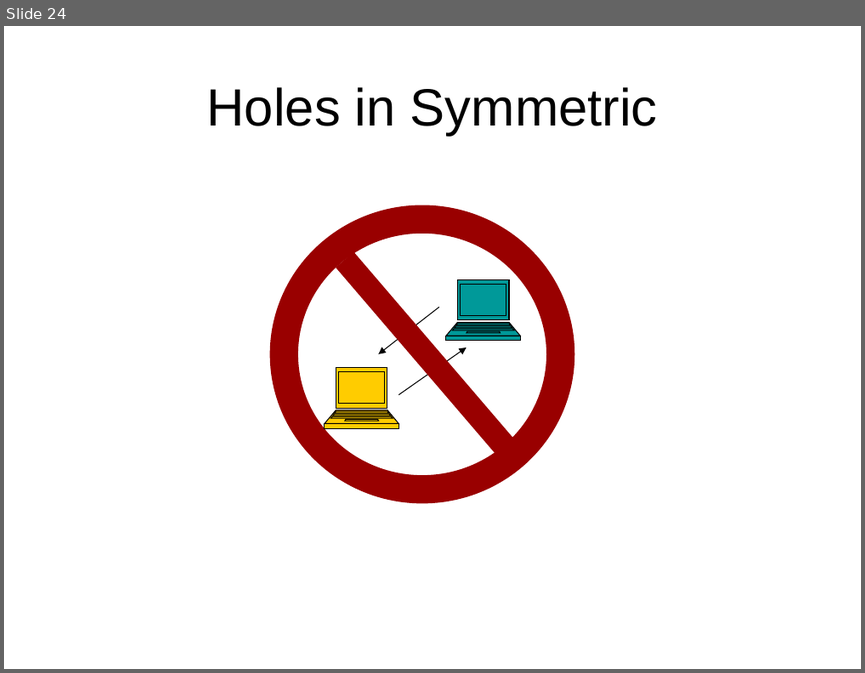
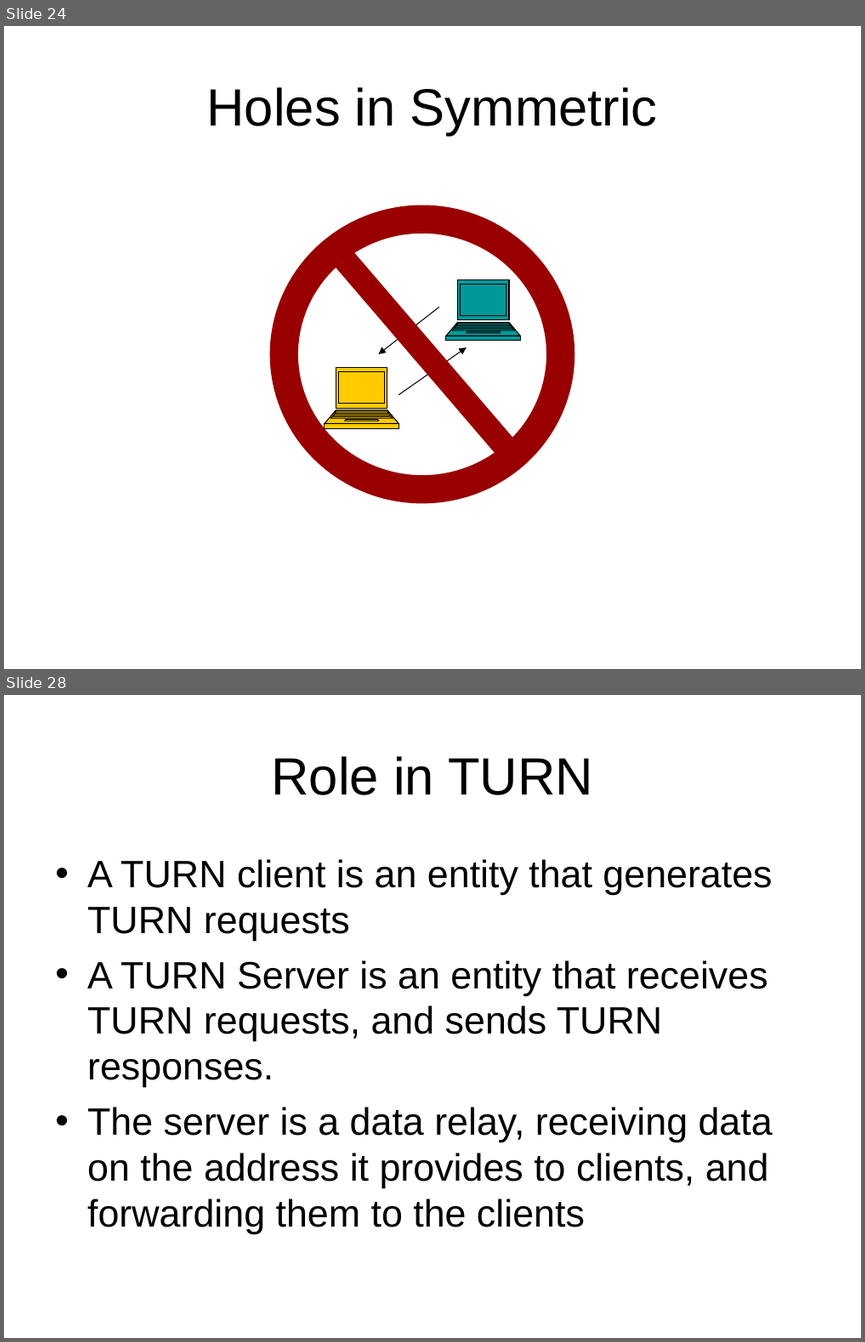
Before and after one commit to BackupTheBerlios/p2p-mentor, a slide deck: slide/nat-p2p.ppt. Shown one above the other, each under a label of ours: slide 24 before the commit, slides 24 and 28 after it; the slides between them are not shown. The pictures are 865x673 and 865x1342 pixels, drawn with LibreOffice and Linux fonts; fonts in the diff are those of the drawing. Boxes give left, top, right and bottom in pixels: in the first picture for what was removed or moved away, otherwise in the second. Text is boxed around its words. In the diff, an @@ line names an element or a change of style, - is before the commit and + after.

Commit message:
added some slides on TURN, STUN and TCP hole punching

```diff
--- a/slide/nat-p2p.ppt
+++ b/slide/nat-p2p.ppt
@@ slide 28 added at (4,695,861,1338), background #FFFFFF @@
@@ title added at (271,756,593,795), 44 pt, text #000000 @@
+Role in TURN
@@ text added at (87,859,772,1234), 32 pt, text #000000 @@
+• A TURN client is an entity that generates TURN requests
+• A TURN Server is an entity that receives TURN requests, and sends TURN responses.
+• The server is a data relay, receiving data on the address it provides to clients, and forwarding them to the clients
```
Also in this commit, not shown: 1 slide changed, 5 other slides added, 3 slides removed.
